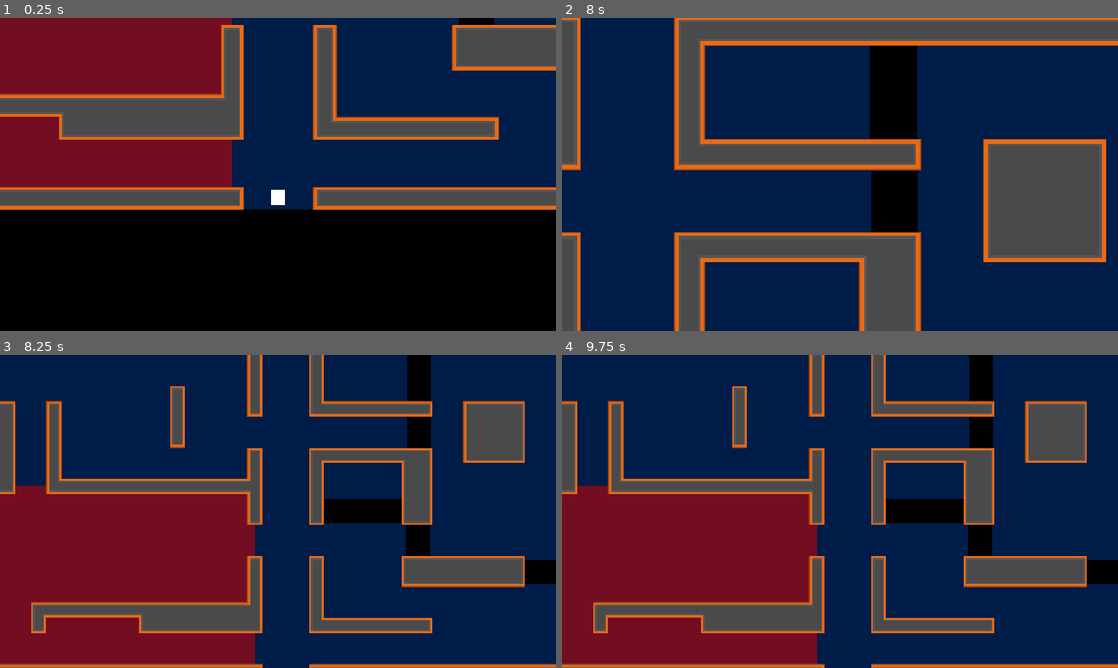
Above: before the commit, frames 1-4 (two rows, left to right).
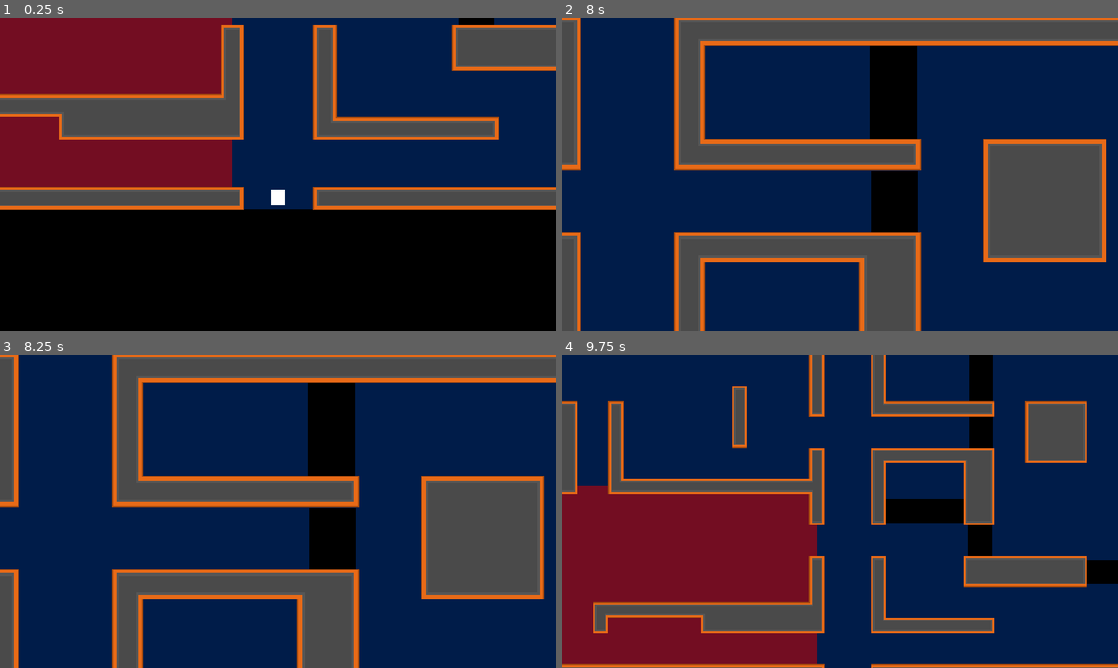
Above: after the commit, the same moments.

Repository: BananaVanGames/Gameja-Julio-2026
Game: Godot game, scene res://levels/level_0.tscn
The game is run twice, just before and just after one commit, with the same random seed, the same clock (stepped at 60 frames per second) and the same inputs. Before the commit the project starts from res://levels/level_1.tscn.
Inputs:
- Up to frame 1 (0.25 s): no input
- Up to frame 2 (8 s): tap Enter at 0.5 s; hold W (Up) 0.53-2.03 s; tap Space (Dash) at 0.6, 1.35, 2.3, 3.05, 3.5, 3.8, 4.35, 5.1, 6.05, 6.8, 7.55 s; hold Shift (Sprint) 2.03-2.78 s; hold A (Left) 2.03-3.53 s; tap F at 2.85, 6.6 s; hold S (Down) 3.53-4.28 s; tap E at 3.6, 7.35 s; hold D (Right) 4.28-5.03 s; hold W (Up) 5.03-5.78 s; hold D (Right) from 5.78 s (still down); tap Shift (Sprint) at 5.85 s
- Up to frame 3 (8.25 s): tap Enter at 8 s; release D (Right) at 8.03 s; hold S (Down) from 8.03 s (still down); tap Space (Dash) at 8.1 s
- Up to frame 4 (9.75 s): tap Space (Dash) at 8.75, 8.85 s; release S (Down) at 8.78 s; hold A (Left) 8.78-9.53 s; tap Enter at 9.5 s; hold W (Up) from 9.53 s (still down); hold Shift (Sprint) from 9.53 s (still down)

Frames 1-2 are identical in both runs. In frame 3, 62% of the frame differs, in the area x 0-100%, y 0-100%; in frame 4, nothing differs.

Commit message:
Fade_in/out + trying to raise warnings for QoL dev

Diff:
--- a/UI/ui.gd
+++ b/UI/ui.gd
@@ -3,12 +3,25 @@
 var tween: Tween
 
 @onready var alarm_pop_up: RichTextLabel = $AlarmPopUp
+@onready var black_fade: ColorRect = $BlackFade
+@onready var anim_player: AnimationPlayer = $AnimationPlayer
 
 
 func _ready() -> void:
+	black_fade.modulate.a = 0
 	alarm_pop_up.modulate.a = 0
 	Events.connect("updating_alarm", _updating_alarm)
 	Events.connect("stopping_alarm", _stopping_alarm)
+	Events.connect("fading_out", _fading_out)
+	Events.connect("fading_in", _fading_in)
+
+
+func _fading_out() -> void:
+	anim_player.play("fade_out")
+
+
+func _fading_in() -> void:
+	anim_player.play("fade_in")
 
 
 func _updating_alarm(value: float) -> void:
--- a/UI/ui.tscn
+++ b/UI/ui.tscn
@@ -1,6 +1,60 @@
-[gd_scene load_steps=2 format=3 uid="uid://bysxmuso7bk8d"]
+[gd_scene load_steps=6 format=3 uid="uid://bysxmuso7bk8d"]
 
 [ext_resource type="Script" uid="uid://cv6jlqhwrjv6n" path="res://UI/ui.gd" id="1_2fwl4"]
+
+[sub_resource type="Animation" id="Animation_2fwl4"]
+resource_name = "fade_out"
+length = 0.5
+tracks/0/type = "value"
+tracks/0/imported = false
+tracks/0/enabled = true
+tracks/0/path = NodePath("BlackFade:modulate:a")
+tracks/0/interp = 1
+tracks/0/loop_wrap = true
+tracks/0/keys = {
+"times": PackedFloat32Array(0, 0.5),
+"transitions": PackedFloat32Array(1, 1),
+"update": 0,
+"values": [1.0, 0.0]
+}
+
+[sub_resource type="Animation" id="Animation_dajm1"]
+length = 0.001
+tracks/0/type = "value"
+tracks/0/imported = false
+tracks/0/enabled = true
+tracks/0/path = NodePath("BlackFade:modulate:a")
+tracks/0/interp = 1
+tracks/0/loop_wrap = true
+tracks/0/keys = {
+"times": PackedFloat32Array(0),
+"transitions": PackedFloat32Array(1),
+"update": 1,
+"values": [1.0]
+}
+
+[sub_resource type="Animation" id="Animation_e6gg6"]
+resource_name = "fade_in"
+length = 0.5
+tracks/0/type = "value"
+tracks/0/imported = false
+tracks/0/enabled = true
+tracks/0/path = NodePath("BlackFade:modulate:a")
+tracks/0/interp = 1
+tracks/0/loop_wrap = true
+tracks/0/keys = {
+"times": PackedFloat32Array(0, 0.5),
+"transitions": PackedFloat32Array(1, 1),
+"update": 0,
+"values": [0.0, 1.0]
+}
+
+[sub_resource type="AnimationLibrary" id="AnimationLibrary_e6gg6"]
+_data = {
+&"RESET": SubResource("Animation_dajm1"),
+&"fade_in": SubResource("Animation_e6gg6"),
+&"fade_out": SubResource("Animation_2fwl4")
+}
 
 [node name="UI" type="CanvasLayer"]
 script = ExtResource("1_2fwl4")
@@ -14,3 +68,16 @@
 theme_override_font_sizes/normal_font_size = 40
 text = "Alarm triggers in X seconds"
 horizontal_alignment = 1
+
+[node name="BlackFade" type="ColorRect" parent="."]
+visible = false
+offset_left = -27.0
+offset_top = -24.0
+offset_right = 1185.0
+offset_bottom = 682.0
+color = Color(0, 0, 0, 1)
+
+[node name="AnimationPlayer" type="AnimationPlayer" parent="."]
+libraries = {
+&"": SubResource("AnimationLibrary_e6gg6")
+}
--- a/autoloads/events.gd
+++ b/autoloads/events.gd
@@ -2,6 +2,9 @@
 
 signal updating_alarm(value: float)
 signal stopping_alarm
+signal fading_out
+signal fading_in
+
 
 func update_alarm(value: float) -> void:
 	updating_alarm.emit(value)
@@ -9,3 +12,11 @@
 
 func stop_alarm() -> void:
 	stopping_alarm.emit()
+
+
+func fade_in() -> void:
+	fading_in.emit()
+
+
+func fade_out() -> void:
+	fading_out.emit()
--- a/levels/level_1.tscn
+++ b/levels/level_0.tscn
@@ -1,10 +1,10 @@
 [gd_scene load_steps=12 format=4 uid="uid://dk0pwi3g46lvl"]
 
-[ext_resource type="PackedScene" uid="uid://byque4w54oowj" path="res://player/player.tscn" id="1_vn7o3"]
-[ext_resource type="Texture2D" uid="uid://vfjevfr4ln1y" path="res://levels/tilesheet_complete.png" id="2_jirdo"]
-[ext_resource type="PackedScene" uid="uid://d3wxl2l71iv02" path="res://obstacles/pit.tscn" id="3_bt44k"]
-[ext_resource type="PackedScene" uid="uid://2t08tbg78lrw" path="res://obstacles/alarm_zone.tscn" id="4_kx6l7"]
-[ext_resource type="PackedScene" uid="uid://bysxmuso7bk8d" path="res://UI/ui.tscn" id="5_n46q3"]
+[ext_resource type="PackedScene" uid="uid://d3wxl2l71iv02" path="res://obstacles/pit.tscn" id="1_foxie"]
+[ext_resource type="PackedScene" uid="uid://2t08tbg78lrw" path="res://obstacles/alarm_zone.tscn" id="2_7d3si"]
+[ext_resource type="Texture2D" uid="uid://vfjevfr4ln1y" path="res://levels/tilesheet_complete.png" id="3_jum3j"]
+[ext_resource type="PackedScene" uid="uid://byque4w54oowj" path="res://player/player.tscn" id="4_c4pne"]
+[ext_resource type="PackedScene" uid="uid://bysxmuso7bk8d" path="res://UI/ui.tscn" id="5_tfamw"]
 
 [sub_resource type="RectangleShape2D" id="RectangleShape2D_bt44k"]
 size = Vector2(31, 76)
@@ -898,7 +898,7 @@
 terrain_set_0/terrain_0/color = Color(0.121101804, 0.3633424, 0.75383276, 1)
 sources/1 = SubResource("TileSetAtlasSource_bt44k")
 
-[node name="level_1" type="Node2D"]
+[node name="level_0" type="Node2D"]
 
 [node name="Background" type="ColorRect" parent="."]
 offset_left = -842.0
@@ -979,13 +979,20 @@
 [node name="CollisionShape2D" parent="Pits/Pit5" index="1"]
 shape = SubResource("RectangleShape2D_n46q3")
 
-[node name="AlarmZone" parent="." instance=ExtResource("4_kx6l7")]
+[node name="Alarms" type="Node2D" parent="."]
+
+[node name="AlarmZone" parent="Alarms" instance=ExtResource("2_7d3si")]
 position = Vector2(360, 541)
-caught_margin = 10.0
-
-[node name="CollisionShape2D" parent="AlarmZone" index="0"]
+
+[node name="CollisionShape2D" parent="Alarms/AlarmZone" index="0"]
 position = Vector2(-104, -76.5)
 shape = SubResource("RectangleShape2D_btoec")
+
+[node name="ColorRect" parent="Alarms/AlarmZone" index="1"]
+offset_left = -376.0
+offset_top = -269.0
+offset_right = 168.0
+offset_bottom = 116.0
 
 [node name="TileMapLayer" type="TileMapLayer" parent="."]
 texture_filter = 1
@@ -993,14 +1000,14 @@
 tile_map_data = PackedByteArray("AAD//woAAQACAAUAAAD//wkAAQACAAUAAAD//wgAAQACAAkAAAD//wcAAQAEAAYAAAD//wYAAQAEAAYAAAD//w …(3904 unchanged characters)…
 tile_set = SubResource("TileSet_kx6l7")
 
-[node name="Player" parent="." instance=ExtResource("1_vn7o3")]
+[node name="Player" parent="." instance=ExtResource("4_c4pne")]
 position = Vector2(591, 655)
 
-[node name="UI" parent="." instance=ExtResource("5_n46q3")]
+[node name="UI" parent="." instance=ExtResource("5_tfamw")]
 
 [editable path="Pits/Pit"]
 [editable path="Pits/Pit2"]
 [editable path="Pits/Pit3"]
 [editable path="Pits/Pit4"]
 [editable path="Pits/Pit5"]
-[editable path="AlarmZone"]
+[editable path="Alarms/AlarmZone"]
--- a/obstacles/alarm_zone.gd
+++ b/obstacles/alarm_zone.gd
@@ -1,6 +1,10 @@
+@tool
 extends Area2D
 
-@export var caught_margin: float = -1
+@export var caught_margin: float = 0:
+	set(value):
+		alarm_timer.wait_time = value
+		update_configuration_warnings()
 
 var player: MainCharacter = null
 
@@ -10,7 +14,6 @@
 
 
 func _ready() -> void:
-	alarm_timer.wait_time = caught_margin
 	color_rect.size = col_shape.shape.size
 	color_rect.position.x = col_shape.position.x - color_rect.size.x / 2
 	color_rect.position.y = col_shape.position.y - color_rect.size.y / 2
@@ -21,6 +24,13 @@
 		return
 
 	Events.update_alarm(alarm_timer.time_left)
+
+
+func _get_configuration_warnings():
+	if alarm_timer.wait_time <= 0:
+		return ["Alarm time hasn't been set."]
+	else:
+		return []
 
 
 func _on_body_entered(body: Node2D) -> void:
@@ -42,4 +52,4 @@
 
 
 func _on_alarm_timer_timeout() -> void:
-	player.caught_alarm()
+	player.take_player_control("caught_alarm")
--- a/obstacles/pit.gd
+++ b/obstacles/pit.gd
@@ -24,4 +24,4 @@
 
 func _on_death_margin_timeout() -> void:
 	if player != null:
-		player.fall_down()
+		player.take_player_control("fall_down")
--- a/player/player.gd
+++ b/player/player.gd
@@ -50,7 +50,6 @@
 		"Down"
 	)
 
-	# Si tampoco existe una dirección previa, no hace dash
 	if direction == Vector2.ZERO:
 		return
 
@@ -60,21 +59,15 @@
 	dash_timer.start()
 
 
-func fall_down() -> void:
-	game_over("fall_down")
-	print("FELL")
-
-
-func caught_alarm() -> void:
-	game_over("caught_alarm")
-	print("CAUGHT")
-
-
-func game_over(animation: String) -> void:
+func take_player_control(animation: String) -> void:
 	set_physics_process(false)
 	anim_player.play(animation)
 	await anim_player.animation_finished
-	print("DEAD")
+
+
+func game_over() -> void:
+	Events.fade_in()
+	await get_tree().create_timer(2).timeout
 	queue_free()
 
 
--- a/player/player.tscn
+++ b/player/player.tscn
@@ -3,46 +3,6 @@
 [ext_resource type="Script" uid="uid://batafhm05bnuw" path="res://player/player.gd" id="1_oul6g"]
 
 [sub_resource type="CircleShape2D" id="CircleShape2D_kqu6x"]
-
-[sub_resource type="Animation" id="Animation_oul6g"]
-resource_name = "fall_down"
-length = 1.5
-tracks/0/type = "value"
-tracks/0/imported = false
-tracks/0/enabled = true
-tracks/0/path = NodePath("ColorRect:scale")
-tracks/0/interp = 1
-tracks/0/loop_wrap = true
-tracks/0/keys = {
-"times": PackedFloat32Array(0, 0.75),
-"transitions": PackedFloat32Array(1, 1),
-"update": 0,
-"values": [Vector2(1, 1), Vector2(0, 0)]
-}
-tracks/1/type = "value"
-tracks/1/imported = false
-tracks/1/enabled = true
-tracks/1/path = NodePath("Camera2D:position")
-tracks/1/interp = 1
-tracks/1/loop_wrap = true
-tracks/1/keys = {
-"times": PackedFloat32Array(0.53333336),
-"transitions": PackedFloat32Array(1),
-"update": 0,
-"values": [Vector2(0, 0)]
-}
-tracks/2/type = "value"
-tracks/2/imported = false
-tracks/2/enabled = true
-tracks/2/path = NodePath("Camera2D:zoom")
-tracks/2/interp = 1
-tracks/2/loop_wrap = true
-tracks/2/keys = {
-"times": PackedFloat32Array(0, 0.5),
-"transitions": PackedFloat32Array(1, 1),
-"update": 0,
-"values": [Vector2(1.5, 1.5), Vector2(2, 2)]
-}
 
 [sub_resource type="Animation" id="Animation_rkbax"]
 length = 0.001
@@ -93,7 +53,7 @@
 tracks/0/interp = 1
 tracks/0/loop_wrap = true
 tracks/0/keys = {
-"times": PackedFloat32Array(0.53333336),
+"times": PackedFloat32Array(0.5),
 "transitions": PackedFloat32Array(1),
 "update": 0,
 "values": [Vector2(0, 0)]
@@ -109,6 +69,74 @@
 "transitions": PackedFloat32Array(1, 1),
 "update": 0,
 "values": [Vector2(1.5, 1.5), Vector2(2, 2)]
+}
+tracks/2/type = "method"
+tracks/2/imported = false
+tracks/2/enabled = true
+tracks/2/path = NodePath(".")
+tracks/2/interp = 1
+tracks/2/loop_wrap = true
+tracks/2/keys = {
+"times": PackedFloat32Array(1),
+"transitions": PackedFloat32Array(1),
+"values": [{
+"args": [],
+"method": &"game_over"
+}]
+}
+
+[sub_resource type="Animation" id="Animation_oul6g"]
+resource_name = "fall_down"
+length = 1.5
+tracks/0/type = "value"
+tracks/0/imported = false
+tracks/0/enabled = true
+tracks/0/path = NodePath("ColorRect:scale")
+tracks/0/interp = 1
+tracks/0/loop_wrap = true
+tracks/0/keys = {
+"times": PackedFloat32Array(0, 0.75),
+"transitions": PackedFloat32Array(1, 1),
+"update": 0,
+"values": [Vector2(1, 1), Vector2(0, 0)]
+}
+tracks/1/type = "value"
+tracks/1/imported = false
+tracks/1/enabled = true
+tracks/1/path = NodePath("Camera2D:position")
+tracks/1/interp = 1
+tracks/1/loop_wrap = true
+tracks/1/keys = {
+"times": PackedFloat32Array(0.5),
+"transitions": PackedFloat32Array(1),
+"update": 0,
+"values": [Vector2(0, 0)]
+}
+tracks/2/type = "value"
+tracks/2/imported = false
+tracks/2/enabled = true
+tracks/2/path = NodePath("Camera2D:zoom")
+tracks/2/interp = 1
+tracks/2/loop_wrap = true
+tracks/2/keys = {
+"times": PackedFloat32Array(0, 0.5),
+"transitions": PackedFloat32Array(1, 1),
+"update": 0,
+"values": [Vector2(1.5, 1.5), Vector2(2, 2)]
+}
+tracks/3/type = "method"
+tracks/3/imported = false
+tracks/3/enabled = true
+tracks/3/path = NodePath(".")
+tracks/3/interp = 1
+tracks/3/loop_wrap = true
+tracks/3/keys = {
+"times": PackedFloat32Array(1),
+"transitions": PackedFloat32Array(1),
+"values": [{
+"args": [],
+"method": &"game_over"
+}]
 }
 
 [sub_resource type="AnimationLibrary" id="AnimationLibrary_g1dw6"]
@@ -154,4 +182,3 @@
 }
 
 [connection signal="timeout" from="DashTimer" to="." method="_on_dash_timer_timeout"]
-[connection signal="timeout" from="DashWaitTime" to="." method="_on_dash_wait_time_timeout"]
Not shown: 6 places in levels/level_0.tscn that only renumber resources
